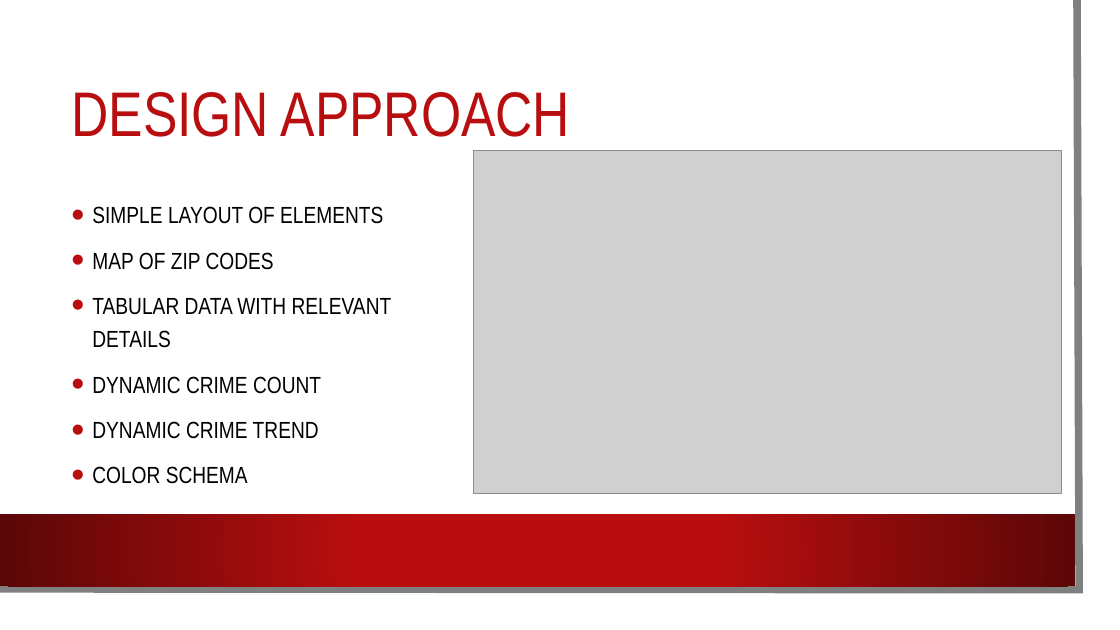
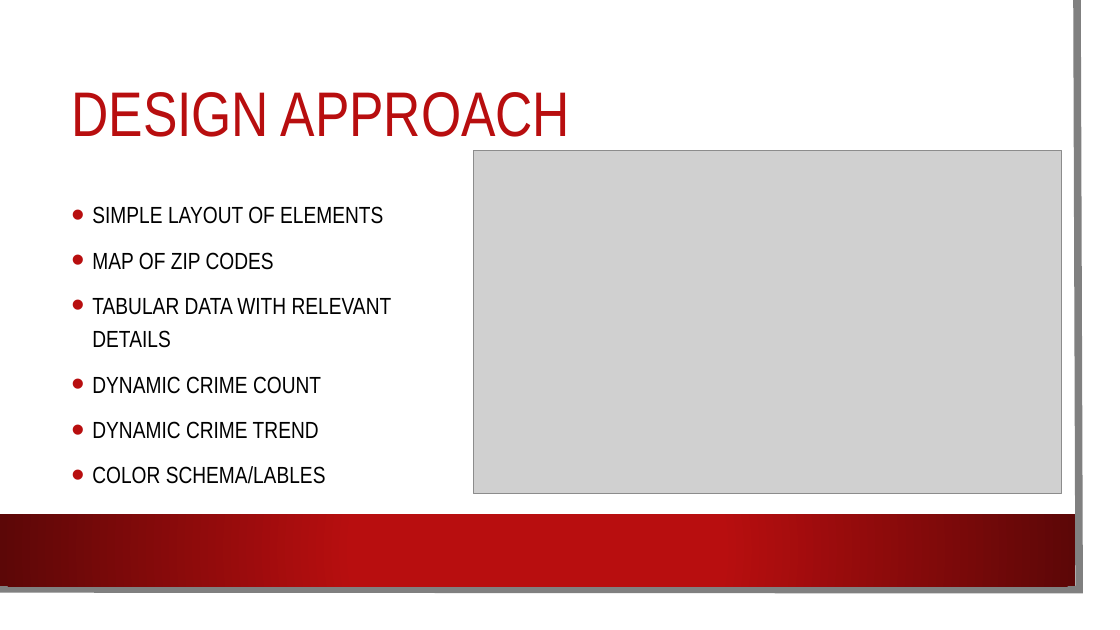
Before and after one commit to voite1/UW_Data_Visualization_300, a slide deck: slide 5 of Final_Project/Seattle Crimes Presentation.pptx. Drawn at 1120x630 pixels with LibreOffice and Linux fonts; fonts in the diff are those of the drawing; grey boxes stand for pictures; background and template pictures are left out. Boxes give left, top, right and bottom in pixels: in the first picture for what was removed or moved away, otherwise in the second. Text is boxed around its words. In the diff, an @@ line names an element or a change of style, - is before the commit and + after.

Commit message:
edited presentation

```diff
--- a/Final_Project/Seattle Crimes Presentation.pptx
+++ b/Final_Project/Seattle Crimes Presentation.pptx
@@ text at (x1=92, y1=466, x2=326, y2=484): text changed @@
-• COLOR SCHEMA
+• COLOR SCHEMA/LABLES
```
Also in this commit, not shown: 1 slide added.
